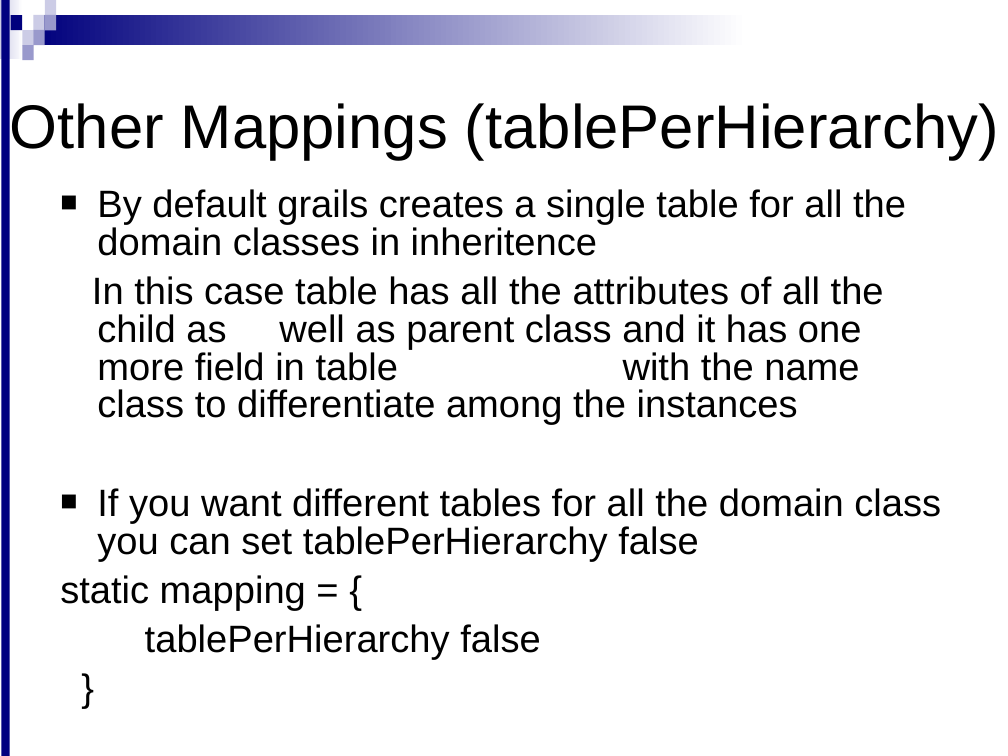
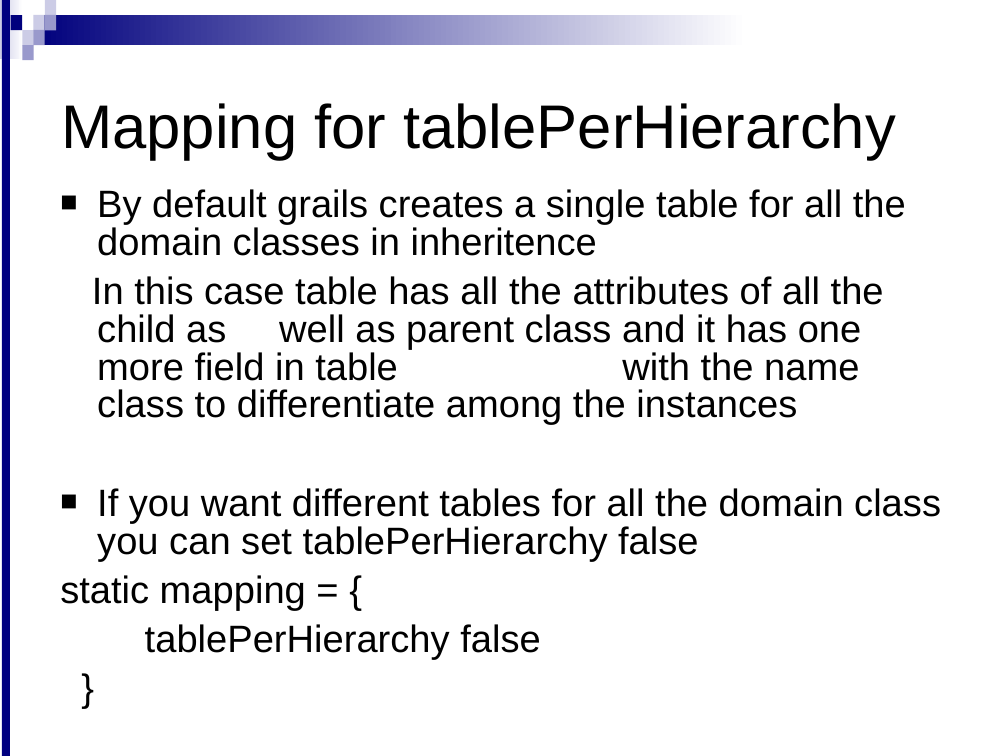
Before and after one commit to meudaypratap/grailsdomain2, a slide deck: slide 13 of Domain class-2.ppt. Drawn at 1008x756 pixels with LibreOffice and Linux fonts; fonts in the diff are those of the drawing; background and template pictures are left out. Boxes give left, top, right and bottom in pixels: in the first picture for what was removed or moved away, otherwise in the second. Text is boxed around its words. In the diff, an @@ line names an element or a change of style, - is before the commit and + after.

```diff
--- a/Domain class-2.ppt
+++ b/Domain class-2.ppt
@@ title at (x1=61, y1=103, x2=896, y2=160): text changed @@
-Other Mappings (tablePerHierarchy)
+Mapping for tablePerHierarchy
```
Also in this commit, not shown: 12 other slides changed.
